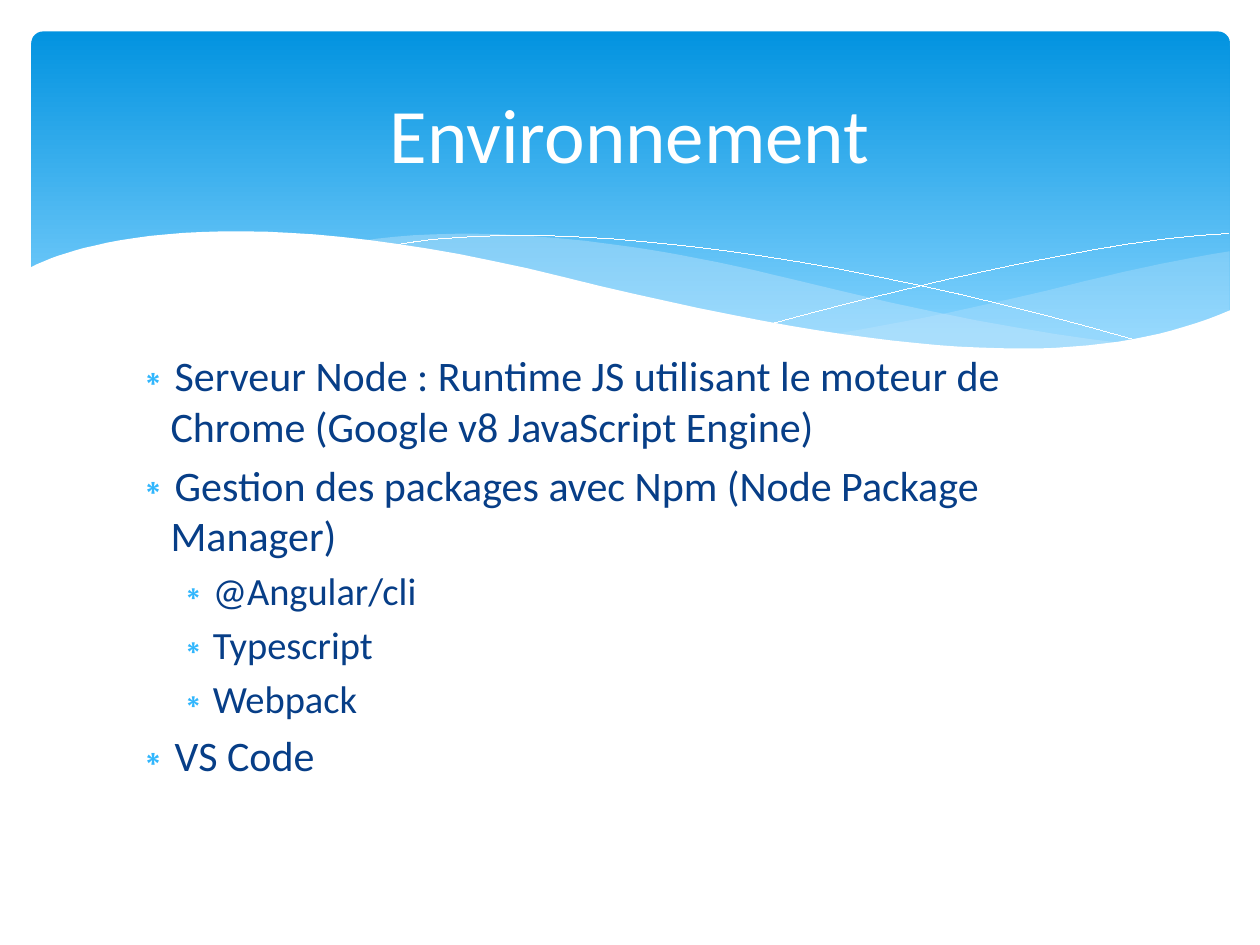
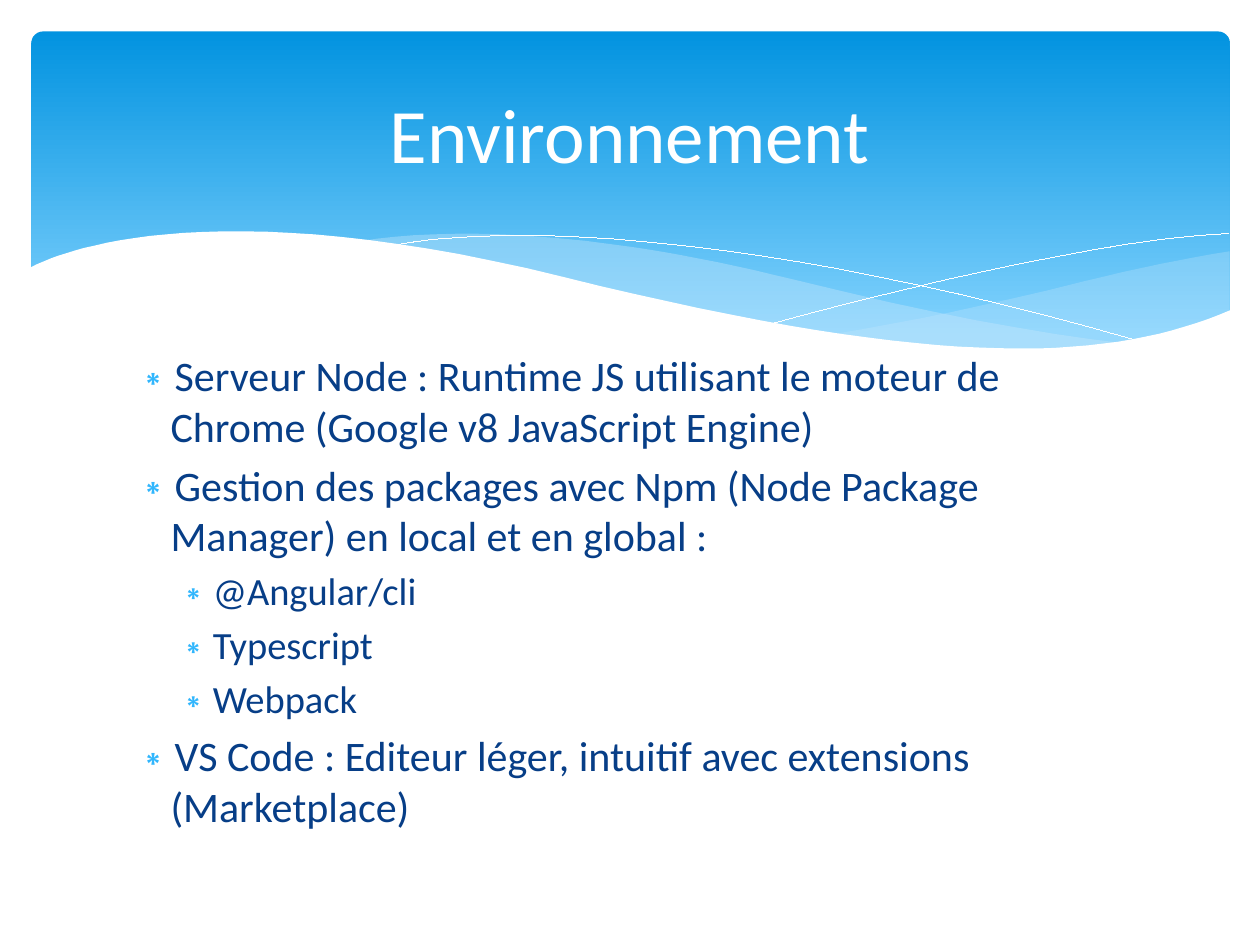
Before and after one commit to dalabord/ng-formation, a slide deck: slide 3 of formation_Angular.pptx. Drawn at 1260x945 pixels with LibreOffice and Linux fonts; fonts in the diff are those of the drawing. Boxes give left, top, right and bottom in pixels: in the first picture for what was removed or moved away, otherwise in the second. Text is boxed around its words. In the diff, an @@ line names an element or a change of style, - is before the commit and + after.

```diff
--- a/formation_Angular.pptx
+++ b/formation_Angular.pptx
@@ text at [171, 470, 978, 559]: text changed @@
-∗ Gestion des packages avec Npm (Node Package Manager)
+∗ Gestion des packages avec Npm (Node Package Manager) en local et en global :
@@ text at [171, 741, 970, 829]: text changed @@
-∗ VS Code
+∗ VS Code : Editeur léger, intuitif avec extensions (Marketplace)
```
Also in this commit, not shown: 8 other slides changed, 16 other files.
